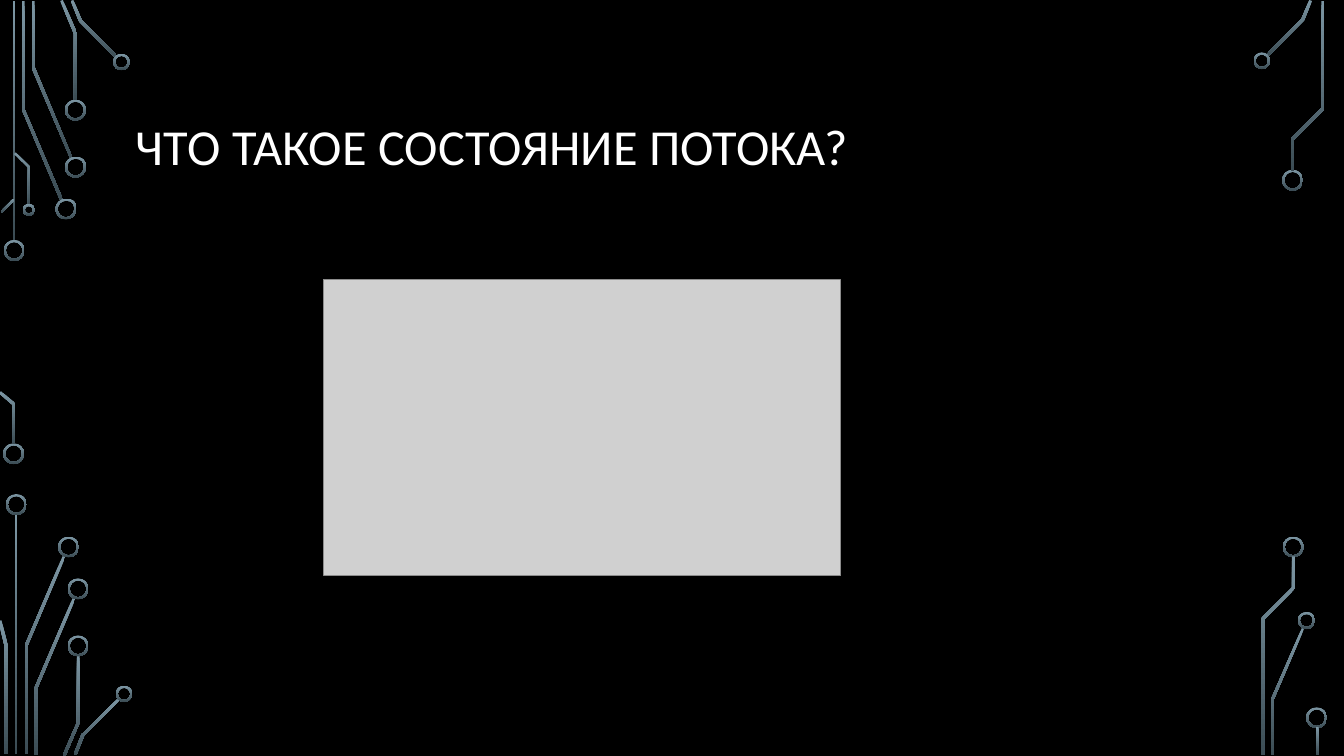
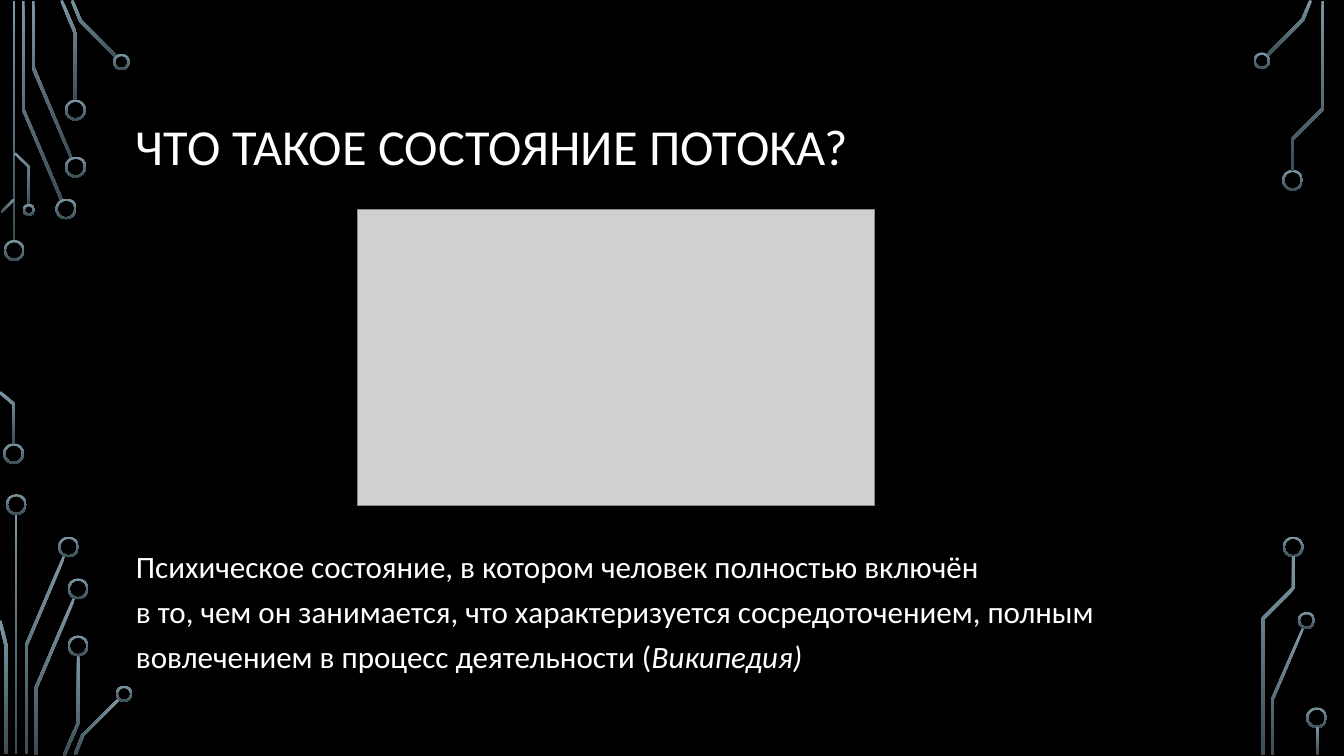
Before and after one commit to sergeyryskulov/Presentations, a slide deck: slide 2 of 9. Среда разработки/Среда разработки.pptx. Drawn at 1344x756 pixels with LibreOffice and Linux fonts; fonts in the diff are those of the drawing; grey boxes stand for pictures; background and template pictures are left out. Boxes give left, top, right and bottom in pixels: in the first picture for what was removed or moved away, otherwise in the second. Text is boxed around its words. In the diff, an @@ line names an element or a change of style, - is before the commit and + after.

```diff
--- a/9. Среда разработки/Среда разработки.pptx
+++ b/9. Среда разработки/Среда разработки.pptx
@@ picture: place and size @@
-picture at [324, 280, 841, 576]
+picture at [358, 210, 875, 505]
@@ text added at [136, 557, 1094, 673], 22.2 pt, text #FFFFFF @@
+Психическое состояние, в котором человек полностью включён
+в то, чем он занимается, что характеризуется сосредоточением, полным вовлечением в процесс деятельности (Википедия)
```
Also in this commit, not shown: 6 other slides changed, 1 slide added, 1 other file.
